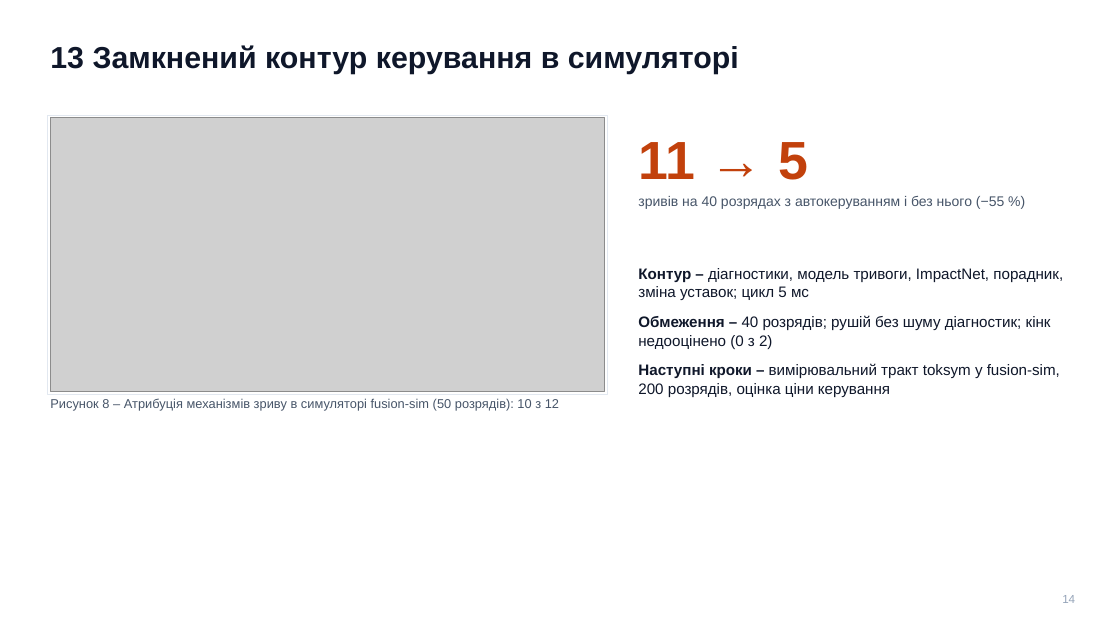
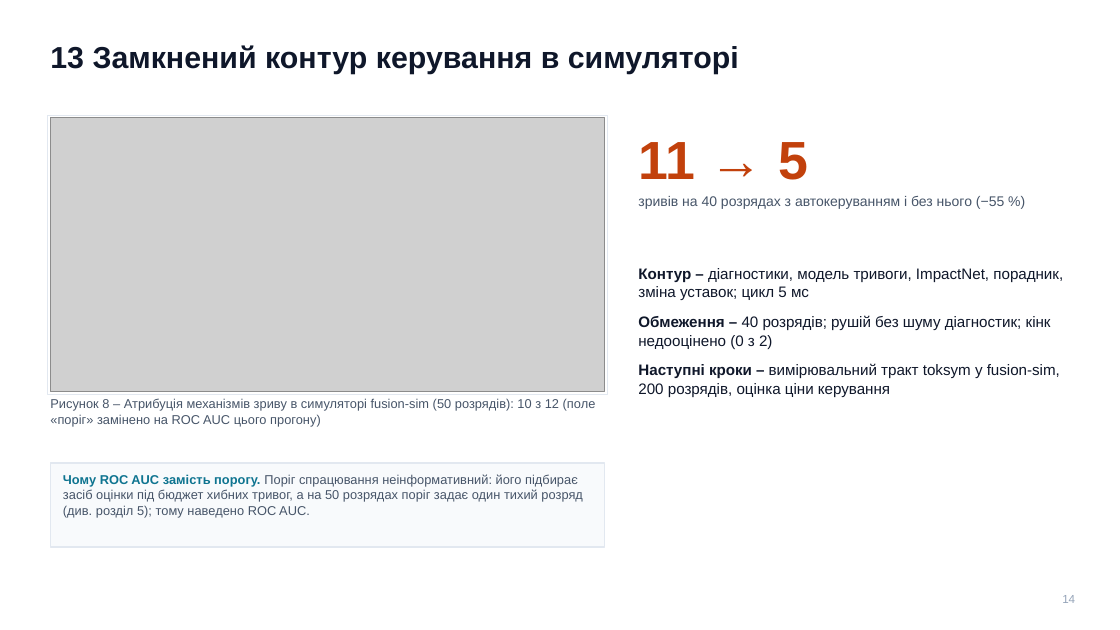
Before and after one commit to llllenah/plasma-disruption-prediction, a slide deck: slide 14 of docs/presentation.pptx. Drawn at 1120x630 pixels with LibreOffice and Linux fonts; fonts in the diff are those of the drawing; grey boxes stand for pictures. Boxes give left, top, right and bottom in pixels: in the first picture for what was removed or moved away, otherwise in the second. Text is boxed around its words. In the diff, an @@ line names an element or a change of style, - is before the commit and + after.

```diff
--- a/docs/presentation.pptx
+++ b/docs/presentation.pptx
@@ text at bbox=[50, 398, 596, 426]: text changed @@
-Рисунок 8 – Атрибуція механізмів зриву в симуляторі fusion-sim (50 розрядів): 10 з 12
+Рисунок 8 – Атрибуція механізмів зриву в симуляторі fusion-sim (50 розрядів): 10 з 12 (поле «поріг» замінено на ROC AUC цього прогону)
@@ rectangle added at bbox=[50, 463, 605, 547], fill #F8FAFC, outline #E2E8F0 1 pt @@
@@ text added at bbox=[63, 474, 583, 517], 11 pt, text #475569 @@
+Чому ROC AUC замість порогу. Поріг спрацювання неінформативний: його підбирає засіб оцінки під бюджет хибних тривог, а на 50 розрядах поріг задає один тихий розряд (див. розділ 5); тому наведено ROC AUC.
```
Also in this commit, not shown: 7 other slides changed, 12 other files.
